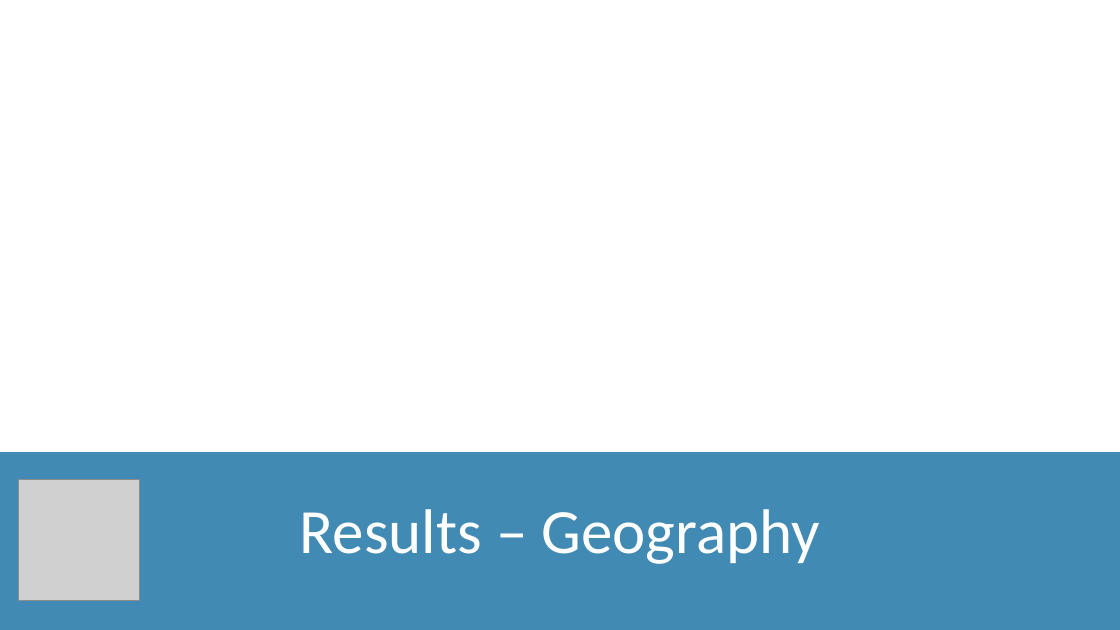
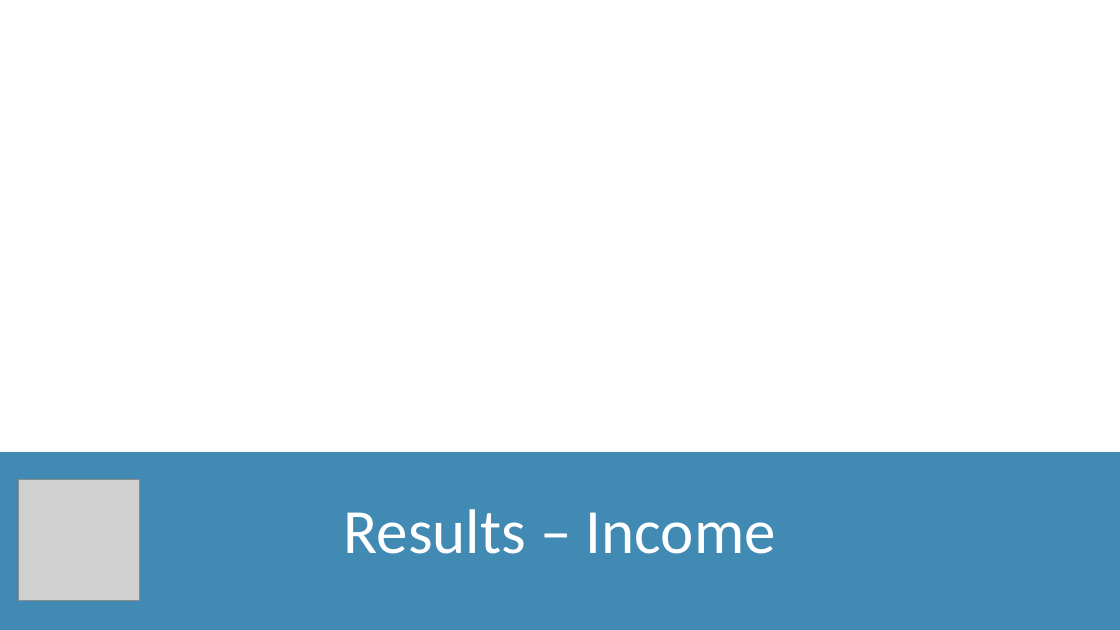
Before and after one commit to TomW49/final_proj_cc, a slide deck: slide 10 of documentation/loan_defaults_presentation.pptx. Drawn at 1120x630 pixels with LibreOffice and Linux fonts; fonts in the diff are those of the drawing; grey boxes stand for pictures. Boxes give left, top, right and bottom in pixels: in the first picture for what was removed or moved away, otherwise in the second. Text is boxed around its words. In the diff, an @@ line names an element or a change of style, - is before the commit and + after.

```diff
--- a/documentation/loan_defaults_presentation.pptx
+++ b/documentation/loan_defaults_presentation.pptx
@@ subtitle at (344, 509, 776, 554): text changed @@
-Results – Geography
+Results – Income
```
Also in this commit, not shown: 5 other slides changed, 1 slide added, 1 slide removed.
